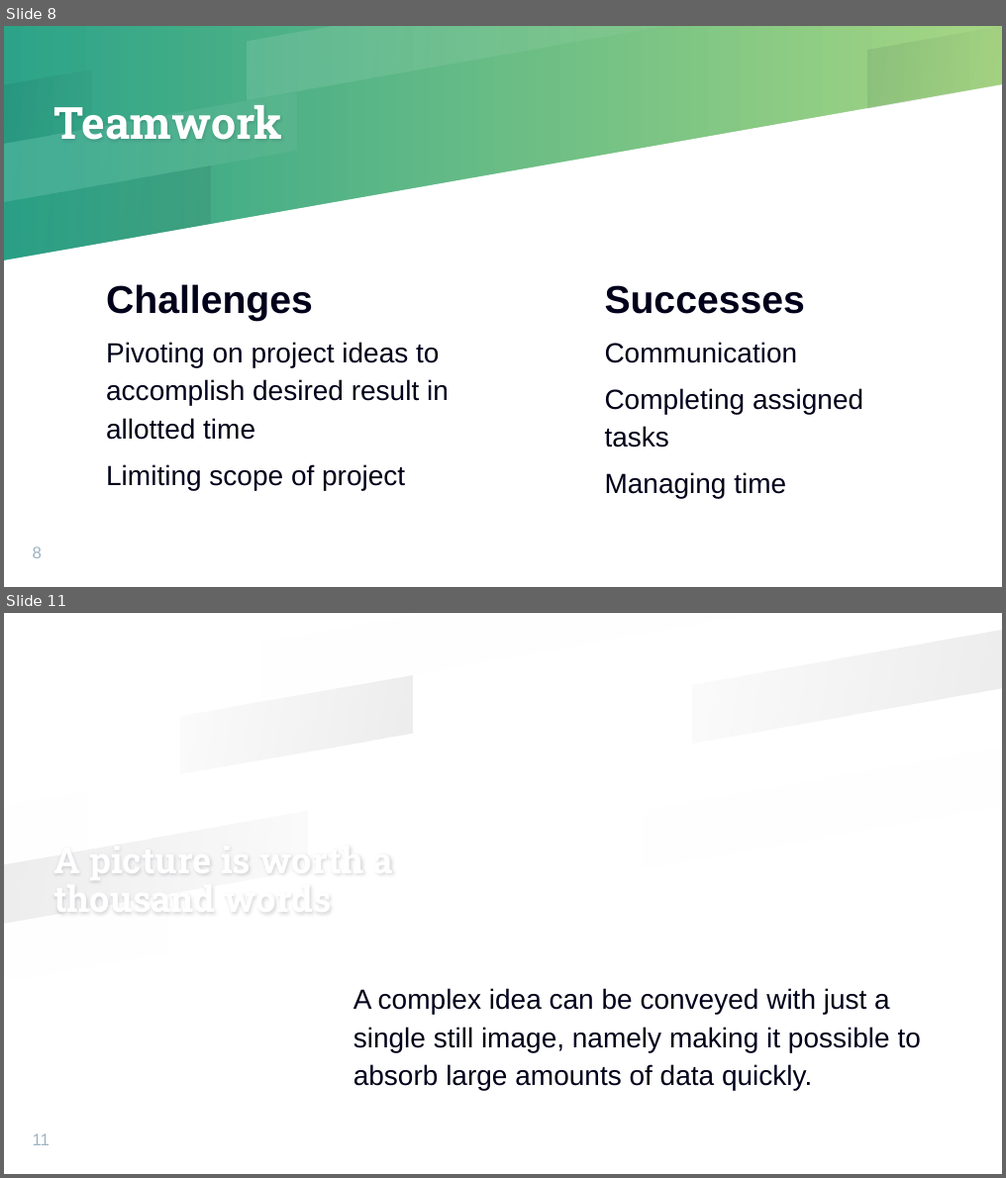
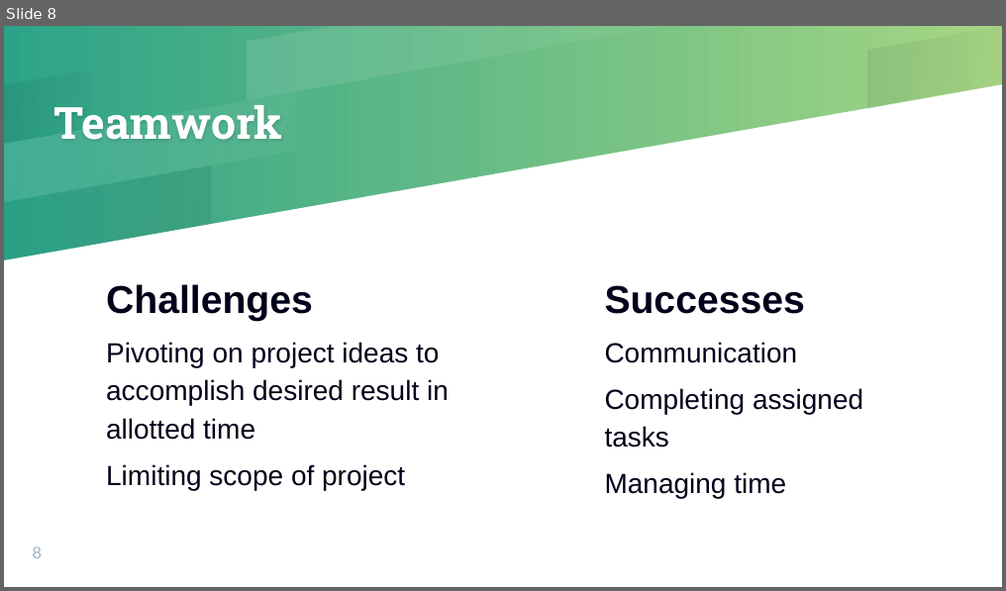
Before and after one commit to Challett1129/Group1-Project, a slide deck: assets/Presentation/Group-1-Presentation-Slides v3.pptx. Shown one above the other, each under a label of ours: slides 8 and 11 before the commit, slide 8 after it; the slides between them are not shown. The pictures are 1006x1178 and 1006x591 pixels, drawn with LibreOffice and Linux fonts; fonts in the diff are those of the drawing; background and template pictures are left out. Boxes give left, top, right and bottom in pixels: in the first picture for what was removed or moved away, otherwise in the second. Text is boxed around its words. In the diff, an @@ line names an element or a change of style, - is before the commit and + after.

```diff
--- a/assets/Presentation/Group-1-Presentation-Slides v3.pptx
+++ b/assets/Presentation/Group-1-Presentation-Slides v3.pptx
@@ slide 11 removed at [4, 613, 1002, 1174], background picture (left out) @@
@@ group removed at [4, 613, 1002, 981]: 7 freeform shapes @@
@@ title removed at [54, 836, 372, 1009] @@
-A picture is worth a thousand words
@@ text removed at [353, 988, 921, 1090] @@
-A complex idea can be conveyed with just a single still image, namely making it possible to absorb large amounts of data quickly.
@@ page number removed at [33, 1134, 50, 1146] @@
-11
```
Also in this commit, not shown: 3 slides changed, 3 slides added, 29 other slides removed.
